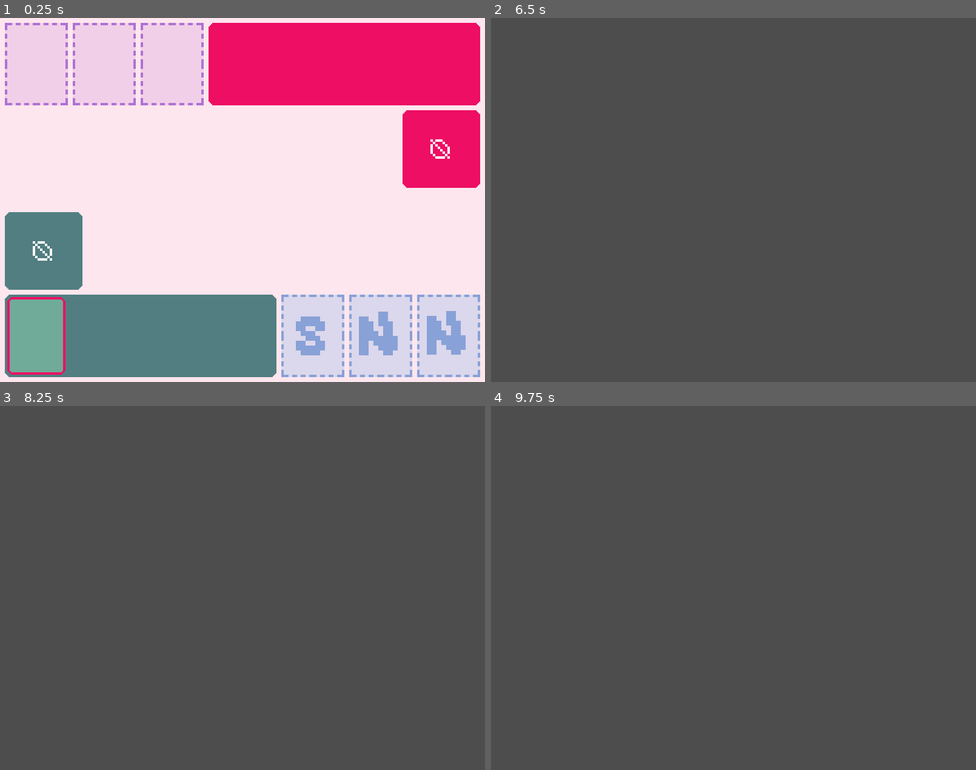
Above: before the commit, frames 1-4 (two rows, left to right).
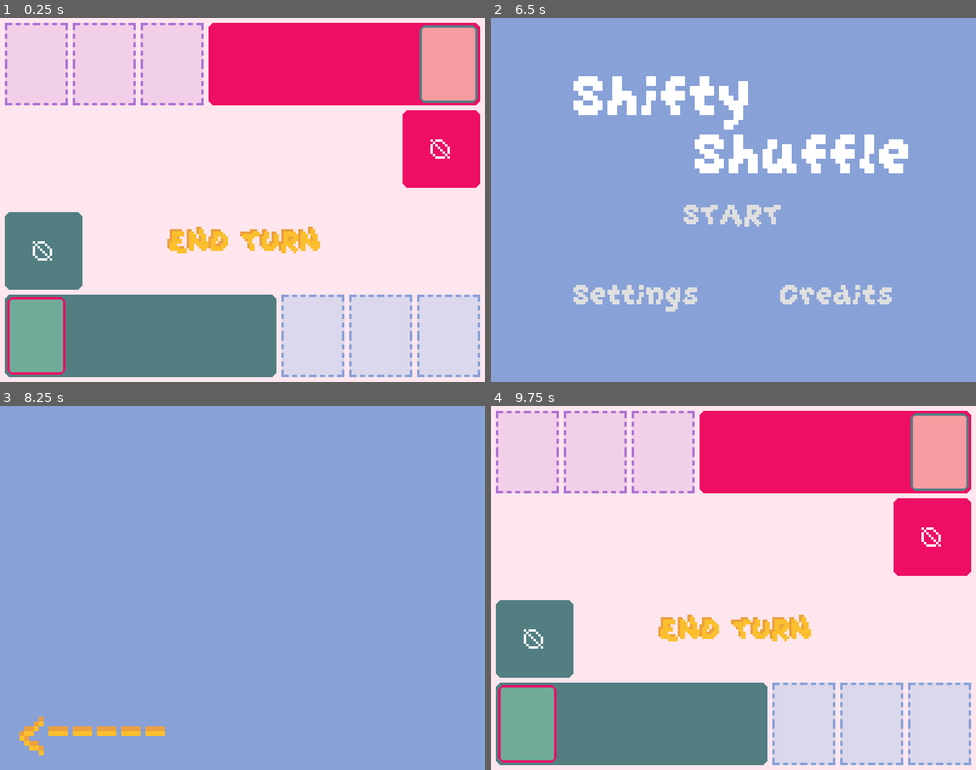
Above: after the commit, the same moments.

Repository: ajulo-awow/shifty_shuffle_new
Game: Godot game, scene res://scenes/managers/game_manager.tscn
Same seed, same stepped clock (60 frames per second), same inputs: the game is played once before the commit and once after it.
Inputs (mouse positions are in pixels of both pictures, inside the frame that each line leads up to):
- Up to frame 1 (0.25 s): no input
- Up to frame 2 (6.5 s): click (733, 240) at 0.5 s, where only the run after the commit has a clickable "END TURN"; click (733, 240) at 1.25 s, where only the run after the commit has a clickable "END TURN"; click (733, 240) at 2 s, where only the run after the commit has a clickable "END TURN"; tap Enter at 2.75, 4.25, 5.75 s; move the mouse to (840, 181) at 2.77 s; click (840, 181) at 2.92 s; tap Space at 3.5, 5 s; drag from (636, 218) to (806, 334) at 3.52 s; move the mouse to (782, 119) at 4.27 s; click (782, 119) at 4.42 s; drag from (709, 272) to (869, 334) at 5.02 s; move the mouse to (879, 254) at 5.77 s; click (879, 254) at 5.92 s; tap Escape (escape) at 6.4 s
- Up to frame 3 (8.25 s): click (145, 682) at 6.5 s, where only the run after the commit has a clickable "Settings"; click (97, 729) at 7.25 s, where only the run after the commit has a clickable "<-----"; click (344, 682) at 8 s, where only the run after the commit has a clickable "Credits"
- Up to frame 4 (9.75 s): click (588, 729) at 8.75 s, where only the run after the commit has a clickable "<-----"; click (733, 602) at 9.5 s, where only the run after the commit has a clickable "START"

The runs differ from the first frame. In frame 1, 5.6% of the frame differs, in the area x 34-99%, y 2-93%; in frame 2, 100%, in the area x 0-100%, y 0-100%; in frame 3, 100%; in frame 4, 100%.

Commit message:
feat/fix: basic menus

Diff:
--- a/scenes/managers/game_manager.tscn
+++ b/scenes/managers/game_manager.tscn
@@ -15,6 +15,7 @@
 [ext_resource type="Script" path="res://scripts/managers/player_hand.gd" id="11_ufn5a"]
 [ext_resource type="Script" path="res://scripts/objects/deck.gd" id="11_vvfaq"]
 [ext_resource type="Script" path="res://scripts/managers/input_manager.gd" id="13_yx2px"]
+[ext_resource type="Texture2D" uid="uid://dpbwaatlnh02b" path="res://sprites/objects/opp_cards/opp_back_of_card.png" id="15_tdaay"]
 
 [sub_resource type="RectangleShape2D" id="RectangleShape2D_vcwo2"]
 size = Vector2(96, 128)
@@ -106,77 +107,86 @@
 horizontal_alignment = 1
 vertical_alignment = 1
 
+[node name="end_turn" type="Button" parent="UI"]
+z_index = -5
+layout_mode = 0
+offset_left = 272.0
+offset_top = 328.0
+offset_right = 532.0
+offset_bottom = 400.0
+focus_mode = 0
+theme = ExtResource("11_jvgr5")
+theme_override_colors/font_hover_color = Color(0.682353, 0.447059, 0.831373, 1)
+theme_override_colors/font_pressed_color = Color(0.682353, 0.447059, 0.831373, 1)
+theme_override_colors/font_color = Color(0.92549, 0.627451, 0.243137, 1)
+text = "END TURN"
+flat = true
+
+[node name="Label" type="Label" parent="UI/end_turn"]
+layout_mode = 0
+offset_left = 8.0
+offset_top = 8.0
+offset_right = 260.0
+offset_bottom = 72.0
+theme_override_colors/font_color = Color(0.984314, 0.74902, 0.176471, 1)
+text = "END TURN"
+
 [node name="card_manager" type="Node2D" parent="."]
 script = ExtResource("8_ssqxr")
 
 [node name="player_card_slots" type="Node2D" parent="."]
 
 [node name="slot" parent="player_card_slots" instance=ExtResource("10_s6d7f")]
-z_index = -4
 position = Vector2(516.26, 523.705)
-
-[node name="Label" type="Label" parent="player_card_slots/slot"]
-offset_left = -52.0
-offset_top = -68.0
-offset_right = 52.0
-offset_bottom = 68.0
-theme = ExtResource("11_jvgr5")
-theme_override_colors/font_color = Color(0.533333, 0.631373, 0.843137, 1)
-theme_override_font_sizes/font_size = 128
-text = "S"
-horizontal_alignment = 1
-vertical_alignment = 1
 
 [node name="slot2" parent="player_card_slots" instance=ExtResource("10_s6d7f")]
 z_index = -4
 position = Vector2(627.56, 524)
 
-[node name="Label" type="Label" parent="player_card_slots/slot2"]
-offset_left = -52.0
-offset_top = -68.0
-offset_right = 52.0
-offset_bottom = 68.0
-theme = ExtResource("11_jvgr5")
-theme_override_colors/font_color = Color(0.533333, 0.631373, 0.843137, 1)
-theme_override_font_sizes/font_size = 128
-text = "N"
-horizontal_alignment = 1
-vertical_alignment = 1
-
 [node name="slot3" parent="player_card_slots" instance=ExtResource("10_s6d7f")]
 z_index = -4
 position = Vector2(740.16, 523.16)
 
-[node name="Label" type="Label" parent="player_card_slots/slot3"]
-offset_left = -52.0
-offset_top = -68.0
-offset_right = 52.0
-offset_bottom = 68.0
-theme = ExtResource("11_jvgr5")
-theme_override_colors/font_color = Color(0.533333, 0.631373, 0.843137, 1)
-theme_override_font_sizes/font_size = 128
-text = "N"
-horizontal_alignment = 1
-vertical_alignment = 1
+[node name="opp_card_slots2" type="Node2D" parent="."]
+
+[node name="slot" parent="opp_card_slots2" instance=ExtResource("10_s6d7f")]
+z_index = -4
+position = Vector2(60, 75.9)
+
+[node name="slot2" parent="opp_card_slots2" instance=ExtResource("10_s6d7f")]
+z_index = -4
+position = Vector2(172.2, 75.9)
+
+[node name="slot3" parent="opp_card_slots2" instance=ExtResource("10_s6d7f")]
+z_index = -4
+position = Vector2(283.9, 75.9)
 
 [node name="player_hand" type="Node2D" parent="."]
 script = ExtResource("11_ufn5a")
 
-[node name="deck" type="Node2D" parent="."]
+[node name="player_deck" type="Node2D" parent="."]
 z_index = -2
 position = Vector2(60, 524)
 script = ExtResource("11_vvfaq")
 
-[node name="Sprite2D" type="Sprite2D" parent="deck"]
+[node name="Sprite2D" type="Sprite2D" parent="player_deck"]
 scale = Vector2(2, 2)
 texture = ExtResource("11_6gfjl")
 
-[node name="Area2D" type="Area2D" parent="deck"]
+[node name="Area2D" type="Area2D" parent="player_deck"]
 collision_layer = 4
 collision_mask = 4
 
-[node name="CollisionShape2D" type="CollisionShape2D" parent="deck/Area2D"]
+[node name="CollisionShape2D" type="CollisionShape2D" parent="player_deck/Area2D"]
 shape = SubResource("RectangleShape2D_vcwo2")
+
+[node name="opp_deck" type="Node2D" parent="."]
+z_index = -2
+position = Vector2(740, 76)
+
+[node name="Sprite2D" type="Sprite2D" parent="opp_deck"]
+scale = Vector2(2, 2)
+texture = ExtResource("15_tdaay")
 
 [node name="input_manager" type="Node2D" parent="."]
 script = ExtResource("13_yx2px")
--- a/scenes/menus/credits_menu.tscn
+++ b/scenes/menus/credits_menu.tscn
@@ -1,4 +1,8 @@
-[gd_scene format=3 uid="uid://clkflhnqs50qf"]
+[gd_scene load_steps=4 format=3 uid="uid://clkflhnqs50qf"]
+
+[ext_resource type="Script" path="res://scripts/menus/credits_menu.gd" id="1_83t2c"]
+[ext_resource type="Texture2D" uid="uid://di001w8mn8h7s" path="res://sprites/placeholder/blank_400x300.png" id="1_nk712"]
+[ext_resource type="Theme" uid="uid://ssqqtgsljnes" path="res://style/themes/peanut_money.tres" id="3_cc4ja"]
 
 [node name="credits_menu" type="Control"]
 layout_mode = 3
@@ -7,3 +11,38 @@
 anchor_bottom = 1.0
 grow_horizontal = 2
 grow_vertical = 2
+script = ExtResource("1_83t2c")
+
+[node name="Blank400x300" type="TextureRect" parent="."]
+modulate = Color(0.533333, 0.631373, 0.843137, 1)
+z_index = -5
+scale = Vector2(2, 2)
+mouse_filter = 2
+texture = ExtResource("1_nk712")
+
+[node name="back_arrow" type="Button" parent="."]
+layout_mode = 0
+offset_left = 24.0
+offset_top = 472.0
+offset_right = 156.0
+offset_bottom = 536.0
+scale = Vector2(2, 2)
+focus_mode = 0
+theme = ExtResource("3_cc4ja")
+theme_override_colors/font_hover_color = Color(0.682353, 0.447059, 0.831373, 1)
+theme_override_colors/font_pressed_color = Color(0.682353, 0.447059, 0.831373, 1)
+theme_override_colors/font_color = Color(0.92549, 0.627451, 0.243137, 1)
+text = "<-----"
+flat = true
+
+[node name="Label" type="Label" parent="back_arrow"]
+layout_mode = 0
+offset_left = 4.0
+offset_top = 8.0
+offset_right = 128.0
+offset_bottom = 64.0
+theme = ExtResource("3_cc4ja")
+theme_override_colors/font_color = Color(0.984314, 0.74902, 0.176471, 1)
+text = "<-----"
+
+[connection signal="pressed" from="back_arrow" to="." method="_on_back_arrow_pressed"]
--- a/scenes/menus/settings_menu.tscn
+++ b/scenes/menus/settings_menu.tscn
@@ -1,4 +1,8 @@
-[gd_scene format=3 uid="uid://buedhmlqiurj0"]
+[gd_scene load_steps=4 format=3 uid="uid://buedhmlqiurj0"]
+
+[ext_resource type="Texture2D" uid="uid://di001w8mn8h7s" path="res://sprites/placeholder/blank_400x300.png" id="1_1e6c6"]
+[ext_resource type="Script" path="res://scripts/menus/settings_menu.gd" id="1_mdqqb"]
+[ext_resource type="Theme" uid="uid://ssqqtgsljnes" path="res://style/themes/peanut_money.tres" id="3_u6uqd"]
 
 [node name="settings_menu" type="Control"]
 layout_mode = 3
@@ -7,3 +11,36 @@
 anchor_bottom = 1.0
 grow_horizontal = 2
 grow_vertical = 2
+script = ExtResource("1_mdqqb")
+
+[node name="Blank400x300" type="TextureRect" parent="."]
+modulate = Color(0.533333, 0.631373, 0.843137, 1)
+z_index = -5
+scale = Vector2(2, 2)
+mouse_filter = 2
+texture = ExtResource("1_1e6c6")
+
+[node name="back_arrow" type="Button" parent="."]
+offset_left = 24.0
+offset_top = 472.0
+offset_right = 156.0
+offset_bottom = 536.0
+scale = Vector2(2, 2)
+focus_mode = 0
+theme = ExtResource("3_u6uqd")
+theme_override_colors/font_hover_color = Color(0.682353, 0.447059, 0.831373, 1)
+theme_override_colors/font_pressed_color = Color(0.682353, 0.447059, 0.831373, 1)
+theme_override_colors/font_color = Color(0.92549, 0.627451, 0.243137, 1)
+text = "<-----"
+flat = true
+
+[node name="Label" type="Label" parent="back_arrow"]
+layout_mode = 0
+offset_left = 4.0
+offset_top = 8.0
+offset_right = 128.0
+offset_bottom = 64.0
+theme_override_colors/font_color = Color(0.984314, 0.74902, 0.176471, 1)
+text = "<-----"
+
+[connection signal="pressed" from="back_arrow" to="." method="_on_back_arrow_pressed"]
--- a/scenes/menus/start_menu.tscn
+++ b/scenes/menus/start_menu.tscn
@@ -1,4 +1,8 @@
-[gd_scene format=3 uid="uid://ciibuqknng8sb"]
+[gd_scene load_steps=4 format=3 uid="uid://ciibuqknng8sb"]
+
+[ext_resource type="Texture2D" uid="uid://di001w8mn8h7s" path="res://sprites/placeholder/blank_400x300.png" id="1_1v4fu"]
+[ext_resource type="Script" path="res://scripts/menus/start_menu.gd" id="1_p8kvt"]
+[ext_resource type="Theme" uid="uid://wivmpogs2dn6" path="res://style/themes/grape_soda.tres" id="2_5uj24"]
 
 [node name="start_menu" type="Control"]
 layout_mode = 3
@@ -7,3 +11,77 @@
 anchor_bottom = 1.0
 grow_horizontal = 2
 grow_vertical = 2
+script = ExtResource("1_p8kvt")
+
+[node name="Blank400x300" type="TextureRect" parent="."]
+modulate = Color(0.533333, 0.631373, 0.843137, 1)
+z_index = -5
+layout_mode = 0
+scale = Vector2(2, 2)
+mouse_filter = 2
+texture = ExtResource("1_1v4fu")
+
+[node name="shifty" type="Label" parent="."]
+layout_mode = 0
+offset_left = 136.0
+offset_top = 64.0
+offset_right = 432.0
+offset_bottom = 192.0
+theme = ExtResource("2_5uj24")
+theme_override_font_sizes/font_size = 128
+text = "Shifty"
+
+[node name="shuffle" type="Label" parent="."]
+layout_mode = 0
+offset_left = 336.0
+offset_top = 160.0
+offset_right = 696.0
+offset_bottom = 288.0
+theme = ExtResource("2_5uj24")
+theme_override_font_sizes/font_size = 128
+text = "Shuffle"
+
+[node name="VBoxContainer" type="VBoxContainer" parent="."]
+layout_mode = 1
+anchors_preset = 8
+anchor_left = 0.5
+anchor_top = 0.5
+anchor_right = 0.5
+anchor_bottom = 0.5
+offset_left = -268.0
+offset_top = -12.0
+offset_right = 269.0
+offset_bottom = 192.0
+grow_horizontal = 2
+grow_vertical = 2
+theme_override_constants/separation = 60
+
+[node name="start" type="Button" parent="VBoxContainer"]
+layout_mode = 2
+theme = ExtResource("2_5uj24")
+text = "START"
+flat = true
+
+[node name="HBoxContainer" type="HBoxContainer" parent="VBoxContainer"]
+layout_mode = 2
+theme = ExtResource("2_5uj24")
+theme_override_constants/separation = 125
+alignment = 1
+
+[node name="settings" type="Button" parent="VBoxContainer/HBoxContainer"]
+layout_mode = 2
+theme = ExtResource("2_5uj24")
+text = "Settings"
+flat = true
+
+[node name="credits" type="Button" parent="VBoxContainer/HBoxContainer"]
+layout_mode = 2
+theme = ExtResource("2_5uj24")
+text = "Credits"
+flat = true
+
+[node name="AnimationPlayer" type="AnimationPlayer" parent="."]
+
+[connection signal="pressed" from="VBoxContainer/start" to="." method="_on_start_pressed"]
+[connection signal="pressed" from="VBoxContainer/HBoxContainer/settings" to="." method="_on_settings_pressed"]
+[connection signal="pressed" from="VBoxContainer/HBoxContainer/credits" to="." method="_on_credits_pressed"]
--- /dev/null
+++ b/scripts/menus/credits_menu.gd
@@ -0,0 +1,5 @@
+extends Control
+
+
+func _on_back_arrow_pressed() -> void:
+	get_tree().change_scene_to_file("res://scenes/menus/start_menu.tscn")
--- /dev/null
+++ b/scripts/menus/settings_menu.gd
@@ -0,0 +1,5 @@
+extends Control
+
+
+func _on_back_arrow_pressed() -> void:
+	get_tree().change_scene_to_file("res://scenes/menus/start_menu.tscn")
--- /dev/null
+++ b/scripts/menus/start_menu.gd
@@ -0,0 +1,13 @@
+extends Control
+
+
+func _on_start_pressed() -> void:
+	get_tree().change_scene_to_file("res://scenes/managers/game_manager.tscn")
+
+
+func _on_settings_pressed() -> void:
+	get_tree().change_scene_to_file("res://scenes/menus/settings_menu.tscn")
+
+
+func _on_credits_pressed() -> void:
+	get_tree().change_scene_to_file("res://scenes/menus/credits_menu.tscn")
Not shown: 1 places in scenes/managers/game_manager.tscn that only renumber resources
